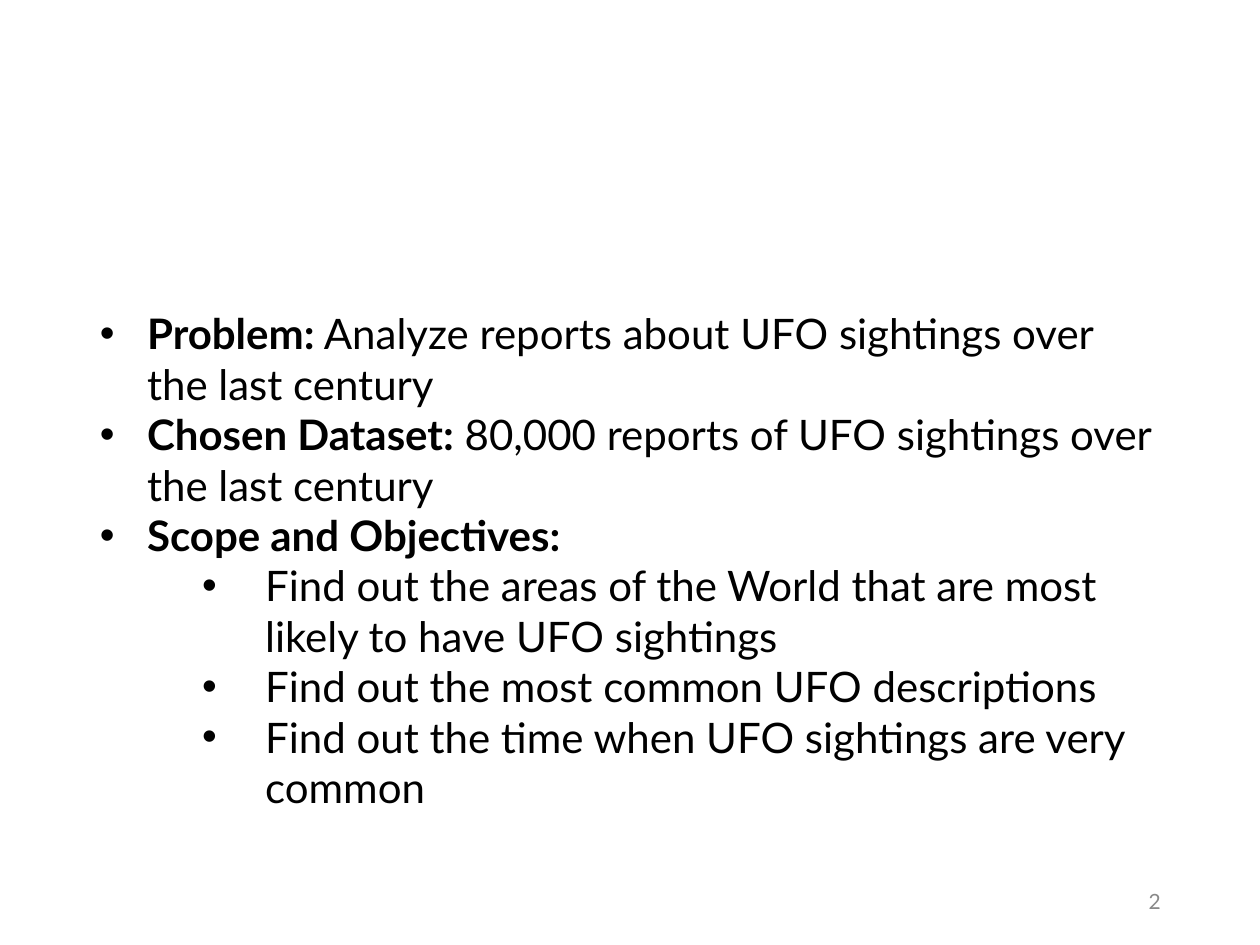
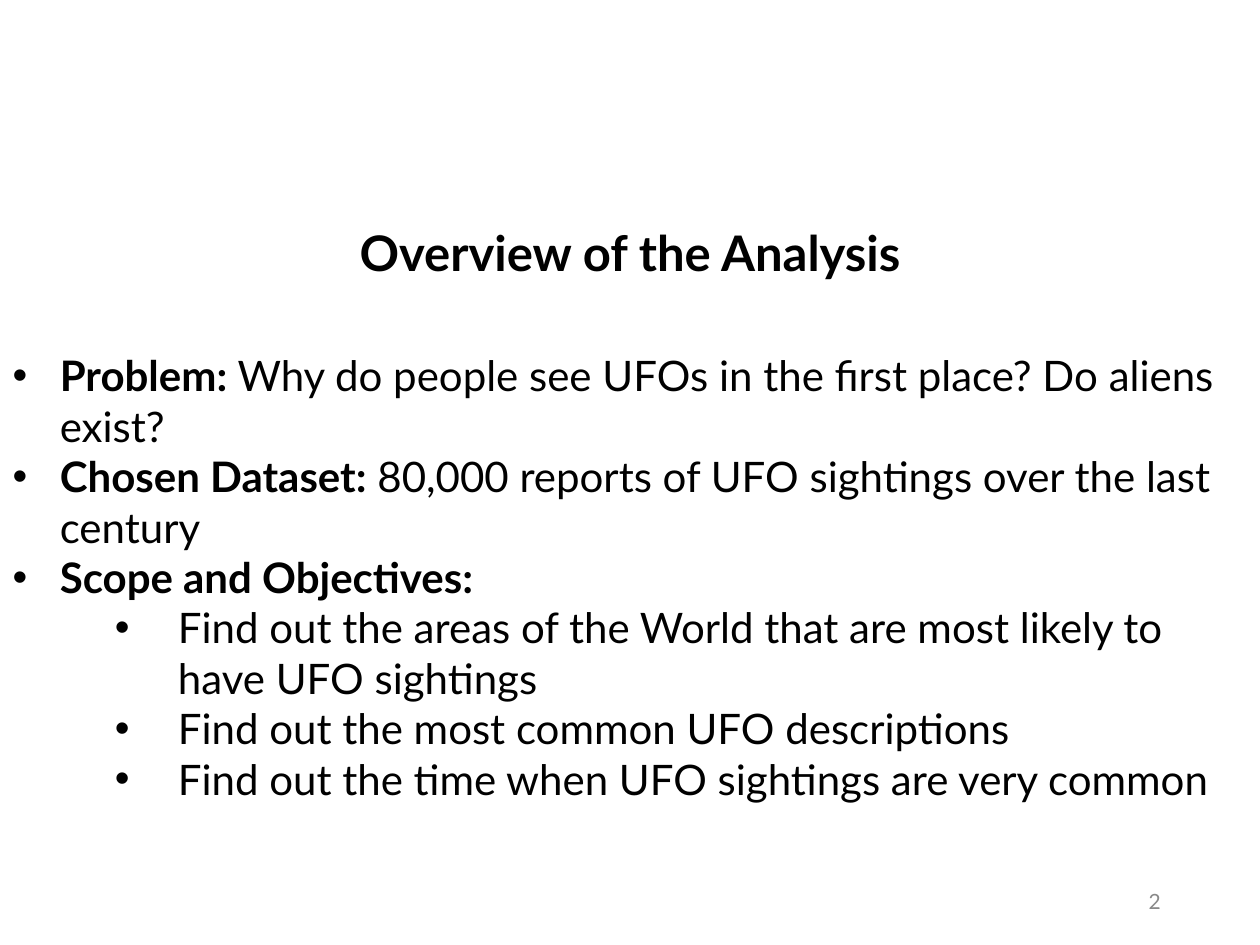
Before and after one commit to alexandrlagornii/UFO-Analysis, a slide deck: slide 2 of article-and-presentation/Lagornii_IA-213_UFO_Presentation.pptx. Drawn at 1260x945 pixels with LibreOffice and Linux fonts; fonts in the diff are those of the drawing; background and template pictures are left out. Boxes give left, top, right and bottom in pixels: in the first picture for what was removed or moved away, otherwise in the second. Text is boxed around its words. In the diff, an @@ line names an element or a change of style, - is before the commit and + after.

```diff
--- a/article-and-presentation/Lagornii_IA-213_UFO_Presentation.pptx
+++ b/article-and-presentation/Lagornii_IA-213_UFO_Presentation.pptx
@@ text added at (x1=360, y1=234, x2=900, y2=280), 28 pt, text #000000, bold @@
+Overview of the Analysis
@@ text "Problem: Why do people see ..." moved from (x1=147, y1=317, x2=1152, y2=804) to (x1=60, y1=359, x2=1214, y2=803) @@
@@ text at (x1=60, y1=359, x2=1214, y2=443): text changed @@
-• Problem: Analyze reports about UFO sightings over the last century
+• Problem: Why do people see UFOs in the first place? Do aliens exist?
```
Also in this commit, not shown: 4 other slides changed, 3 slides added, 1 slide removed, 4 other files.
